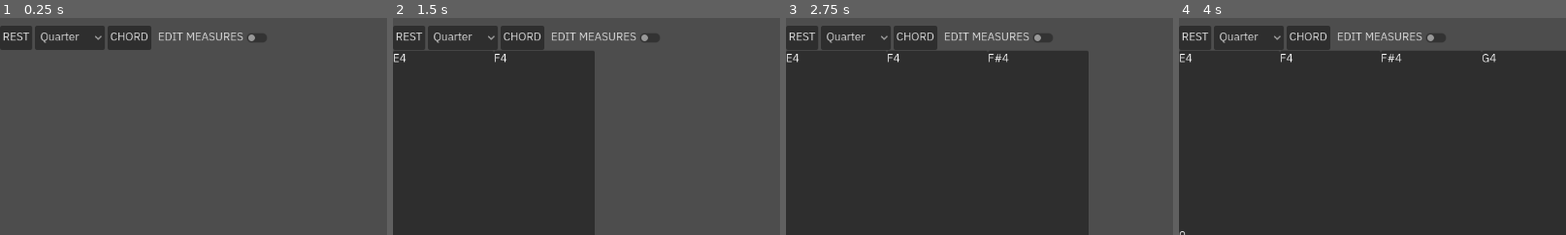
Above: before the commit, frames 1-4 (left to right).
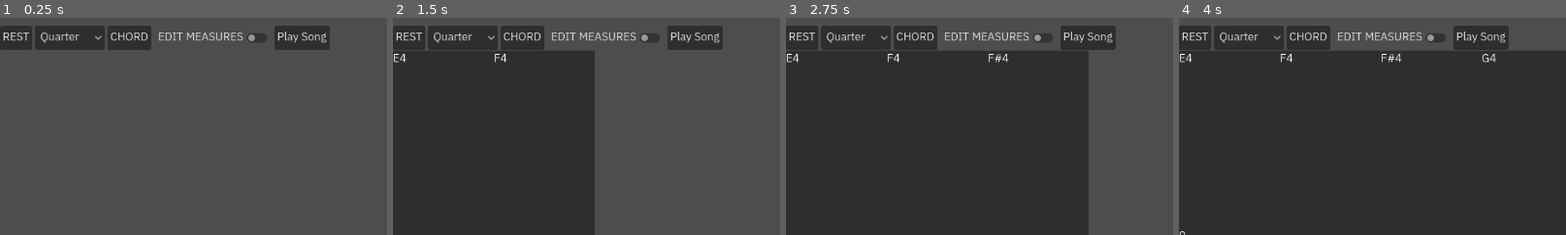
Above: after the commit, the same moments.

Repository: TetroTheo/GuitarMaster
Game: Godot game, scene res://test.tscn
Same seed, same stepped clock (60 frames per second), same inputs: the game is played once before the commit and once after it. Sound files missing from this copy of the repository are replaced by a short silence.
Inputs (mouse positions are % of the whole screen's width and height, from its top left):
- Up to frame 1 (0.25 s): no input
- Up to frame 2 (1.5 s): click (2, 3) at 0.5 s, where only the run before the commit has a clickable "E4"; click (6, 3) at 1.25 s, where only the run before the commit has a clickable "F4"
- Up to frame 3 (2.75 s): click (10, 3) at 2 s, where only the run before the commit has a clickable "F#4"
- Up to frame 4 (4 s): click (14, 3) at 2.75 s, where only the run before the commit has a clickable "G4"; click (18, 3) at 3.5 s, where only the run before the commit has a clickable "G#4"
The pictures show only the part of the screen within x 0-50%, y 45-95%; the shares and areas given below are measured in that part.

The runs differ from the first frame. In frame 1, 1.4% of the frame differs, in the area x 70-86%, y 3-15%; in frame 2, 1.4%; in frame 3, 1.4%; in frame 4, 1.4%.

Commit message:
renamed sheets to tracks, made measures and tracks a class for better code completion, added a get song feature that adds all npkgs across all measures in a track, to prepare for making a playback feature

Diff:
--- a/communicator.gd
+++ b/communicator.gd
@@ -1,6 +1,8 @@
 @tool
 extends Node
 
+## we're making this a variable for multi-track support in the future. hopefully!
+@onready var track = $Track
 var duration := 0.25
 var chord_notes : Array[Note] = []
 var chord_creation := false
@@ -15,7 +17,7 @@
 	var npkg = NotePackage.new()
 	npkg.duration = duration
 	npkg.notes.append(note)
-	$Sheet.add_note_pkg(npkg)
+	track.add_note_pkg(npkg)
 	play_sound(note)
 
 func play_sound(note : Note):
@@ -38,7 +40,7 @@
 func on_rest_pressed() -> void:
 	var npkg = NotePackage.new()
 	npkg.duration = duration
-	$Sheet.add_note_pkg(npkg)
+	track.add_note_pkg(npkg)
 
 ## if we are turning off the chord feature, then
 ## if we had saved notes to the chord, we add all of them at once to an npkg
@@ -51,7 +53,7 @@
 			for note in chord_notes:
 				# make sure that notes do not repeat strings later
 				npkg.notes.append(note)
-			$Sheet.add_note_pkg(npkg)
+			track.add_note_pkg(npkg)
 			chord_notes.clear()
 
 ## TODO:
@@ -74,4 +76,13 @@
 
 
 func on_measure_edit_toggled(toggled_on: bool) -> void:
-	$Sheet.edit_measure_mode(toggled_on)
+	track.edit_measure_mode(toggled_on)
+
+
+## at this point, I'm worried that I'm creating too much clutter
+## by not organizing all the different features. I hope this doesn't lead
+## to the downfall of this project!
+
+
+func _on_play_song_pressed() -> void:
+	pass # Replace with function body.
--- a/test-measure.gd
+++ b/test-measure.gd
@@ -1,3 +1,4 @@
+class_name Measure
 extends Control
 
 var measure_number : int
@@ -34,6 +35,10 @@
 func is_full() -> bool:
 	return is_equal_approx(get_duration(), 1.0)
 
+## returns whether or not the note's duration will fit within the measure or fill it entirely!
+func can_fit(npkg: NotePackage) -> bool:
+	return get_duration() + npkg.duration < 1.0 or is_equal_approx(get_duration() + npkg.duration, 1.0)
+
 ## adds the Note Package Node to this measure
 func add_npkgn(npkgn, pkg):
 	$NotePackageNodes.add_child(npkgn)
@@ -43,6 +48,10 @@
 	if $HBoxContainer/AddNote.visible and is_full():
 		$HBoxContainer/AddNote.hide()
 
+## instead of accessing nkpgns directly, the measure should just return them when requested.
+func get_nkpgn():
+	return $NotePackageNodes.get_children()
+
 func edit_mode(toggled_on : bool):
 	$HBoxContainer/Left.visible = toggled_on
 	$HBoxContainer/Right.visible = toggled_on
--- a/test-sheet.tscn
+++ b/test-sheet.tscn
@@ -1,8 +1,8 @@
 [gd_scene format=3 uid="uid://bniuvcdt27wtl"]
 
-[ext_resource type="Script" uid="uid://b1nvhii2vw6nj" path="res://test-sheet.gd" id="1_xlxo5"]
+[ext_resource type="Script" uid="uid://b1nvhii2vw6nj" path="res://test-track.gd" id="1_xlxo5"]
 
-[node name="Sheet" type="ScrollContainer" unique_id=658091262]
+[node name="Track" type="ScrollContainer" unique_id=658091262]
 anchors_preset = 15
 anchor_right = 1.0
 anchor_bottom = 1.0
--- a/test-sheet.gd
+++ b/test-track.gd
@@ -1,5 +1,8 @@
+class_name Track
 extends ScrollContainer
 
+
+@onready var measures = $MeasureContainer
 var measure_mode := false
 var add_to_measure := -1
 
@@ -11,10 +14,10 @@
 ## either way, we add the measure to an available space in a measure.
 func add_note_pkg(pkg: NotePackage):
 	var npkgn = load("uid://bqhqm608hhbdx").instantiate()
-	var current_measure
-	if $MeasureContainer.get_children():
-		var last_measure = $MeasureContainer.get_child(add_to_measure)
-		if last_measure.get_duration() + pkg.duration < 1.0 or is_equal_approx(last_measure.get_duration() + pkg.duration, 1.0):
+	var current_measure : Measure
+	if measures.get_children():
+		var last_measure = measures.get_child(add_to_measure)
+		if last_measure.can_fit(pkg):
 			current_measure = last_measure
 		else:
 			## if we were not adding to the last measure, then now we are!
@@ -23,8 +26,8 @@
 				add_to_measure = -1
 				## make an attempt to add to the last measure if unfilled
 				## otherwise, we make a new one!
-				var new_last_measure = $MeasureContainer.get_child(-1)
-				if new_last_measure.get_duration() + pkg.duration < 1.0 or is_equal_approx(new_last_measure.get_duration() + pkg.duration, 1.0):
+				var new_last_measure = measures.get_child(-1)
+				if new_last_measure.can_fit(pkg):
 					current_measure = new_last_measure
 				else:
 					current_measure = create_new_measure()
@@ -38,30 +41,30 @@
 
 func create_new_measure() -> Node:
 	var new_measure = load("res://test-measure.tscn").instantiate()
-	new_measure.set_measure_number($MeasureContainer.get_child_count())
+	new_measure.set_measure_number(measures.get_child_count())
 	new_measure.connect_editing_buttons(self)
 	new_measure.edit_mode(measure_mode)
-	$MeasureContainer.add_child(new_measure)
+	measures.add_child(new_measure)
 	return new_measure
 
 
 func edit_measure_mode(toggled_on: bool):
 	measure_mode = toggled_on
-	for measure in $MeasureContainer.get_children():
+	for measure in measures.get_children():
 		measure.edit_mode(toggled_on)
 
 ## deletes the measure that sent this
 ## moves measures that come after it backwards by one.
 func on_delete(measure):
-	for i in range(measure.measure_number, $MeasureContainer.get_child_count()):
-		$MeasureContainer.get_child(i).change_measure_number(-1)
+	for i in range(measure.measure_number, measures.get_child_count()):
+		measures.get_child(i).change_measure_number(-1)
 		measure.queue_free()
 
 ## duplicates the measure that sent this signal, and inserts that measure right after where it was duplicated.
 ## it moves measures that come after forward by one.
 func on_duplicate(measure):
-	for i in range(measure.measure_number + 1, $MeasureContainer.get_child_count()):
-		$MeasureContainer.get_child(i).change_measure_number(+1)
+	for i in range(measure.measure_number + 1, measures.get_child_count()):
+		measures.get_child(i).change_measure_number(+1)
 	var copy = measure.duplicate()
 	## some annoying extra duplication, because the resources are not duplicated properly!
 	var index := 0
@@ -72,22 +75,30 @@
 	copy.set_measure_number(measure.measure_number + 1)
 	## duplication does not copy signal connections!
 	copy.connect_editing_buttons(self)
-	$MeasureContainer.add_child(copy)
-	$MeasureContainer.move_child(copy, copy.measure_number)
+	measures.add_child(copy)
+	measures.move_child(copy, copy.measure_number)
 
 ## moves the measure that sent this right, while moving the one after it backwards.
 func on_move_right(measure):
-	$MeasureContainer.move_child(measure, measure.measure_number + 1)
-	$MeasureContainer.get_child(measure.measure_number).change_measure_number(-1)
+	measures.move_child(measure, measure.measure_number + 1)
+	measures.get_child(measure.measure_number).change_measure_number(-1)
 	measure.change_measure_number(+1)
 
 ## moves the measure that sent this left, while moving the one before it forwards.
 func on_move_left(measure):
-	$MeasureContainer.move_child(measure, measure.measure_number - 1)
-	$MeasureContainer.get_child(measure.measure_number).change_measure_number(+1)
+	measures.move_child(measure, measure.measure_number - 1)
+	measures.get_child(measure.measure_number).change_measure_number(+1)
 	measure.change_measure_number(-1)
 
 
 ## if a measure is unfilled, this lets us add more notes to it!
 func add_to(measure):
 	add_to_measure = measure.measure_number
+
+## returns the full song of this track for playback
+func get_song() -> Array[NotePackage]:
+	var song : Array[NotePackage]
+	for measure in measures:
+		for npkgn in measures.get_npkgn():
+			song.append_array(npkgn.note_pkg)
+	return song
--- a/test.tscn
+++ b/test.tscn
@@ -6,6 +6,7 @@
 [ext_resource type="AudioStream" uid="uid://jre4lw6j7p4d" path="res://audio/guitar-E2-distorted.wav" id="4_ppyta"]
 
 [node name="Control" type="Control" unique_id=385323799]
+visible = false
 layout_mode = 3
 anchors_preset = 15
 anchor_right = 1.0
@@ -24,10 +25,10 @@
 grow_horizontal = 2
 grow_vertical = 2
 
-[node name="Sheet" parent="Communicator" unique_id=658091262 instance=ExtResource("2_6uqi0")]
+[node name="Track" parent="Communicator" unique_id=658091262 instance=ExtResource("2_6uqi0")]
 offset_top = 343.0
 
-[node name="HBoxContainer" type="HBoxContainer" parent="Communicator" unique_id=535346514]
+[node name="Editing" type="HBoxContainer" parent="Communicator" unique_id=535346514]
 anchors_preset = 14
 anchor_top = 0.5
 anchor_right = 1.0
@@ -37,11 +38,11 @@
 grow_horizontal = 2
 grow_vertical = 2
 
-[node name="Rest" type="Button" parent="Communicator/HBoxContainer" unique_id=1736106853]
+[node name="Rest" type="Button" parent="Communicator/Editing" unique_id=1736106853]
 layout_mode = 2
 text = "REST"
 
-[node name="Duration" type="OptionButton" parent="Communicator/HBoxContainer" unique_id=53274829]
+[node name="Duration" type="OptionButton" parent="Communicator/Editing" unique_id=53274829]
 layout_mode = 2
 selected = 2
 item_count = 5
@@ -56,21 +57,26 @@
 popup/item_4/text = "Sixteenth"
 popup/item_4/id = 4
 
-[node name="Chord" type="Button" parent="Communicator/HBoxContainer" unique_id=1411413056]
+[node name="Chord" type="Button" parent="Communicator/Editing" unique_id=1411413056]
 layout_mode = 2
 toggle_mode = true
 text = "CHORD"
 
-[node name="MeasureEdit" type="CheckButton" parent="Communicator/HBoxContainer" unique_id=1368161599]
+[node name="MeasureEdit" type="CheckButton" parent="Communicator/Editing" unique_id=1368161599]
 layout_mode = 2
 text = "EDIT MEASURES"
+
+[node name="PlaySong" type="Button" parent="Communicator/Editing" unique_id=886263486]
+layout_mode = 2
+text = "Play Song"
 
 [node name="AudioStreamPlayer" type="AudioStreamPlayer" parent="Communicator" unique_id=888726797]
 stream = ExtResource("4_ppyta")
 
 [node name="AudioPlayers" type="Node" parent="Communicator" unique_id=1900118977]
 
-[connection signal="pressed" from="Communicator/HBoxContainer/Rest" to="Communicator" method="on_rest_pressed"]
-[connection signal="item_selected" from="Communicator/HBoxContainer/Duration" to="Communicator" method="on_duration_changed"]
-[connection signal="toggled" from="Communicator/HBoxContainer/Chord" to="Communicator" method="on_chord_toggled"]
-[connection signal="toggled" from="Communicator/HBoxContainer/MeasureEdit" to="Communicator" method="on_measure_edit_toggled"]
+[connection signal="pressed" from="Communicator/Editing/Rest" to="Communicator" method="on_rest_pressed"]
+[connection signal="item_selected" from="Communicator/Editing/Duration" to="Communicator" method="on_duration_changed"]
+[connection signal="toggled" from="Communicator/Editing/Chord" to="Communicator" method="on_chord_toggled"]
+[connection signal="toggled" from="Communicator/Editing/MeasureEdit" to="Communicator" method="on_measure_edit_toggled"]
+[connection signal="pressed" from="Communicator/Editing/PlaySong" to="Communicator" method="_on_play_song_pressed"]
Renamed: test-sheet.gd.uid -> test-track.gd.uid
